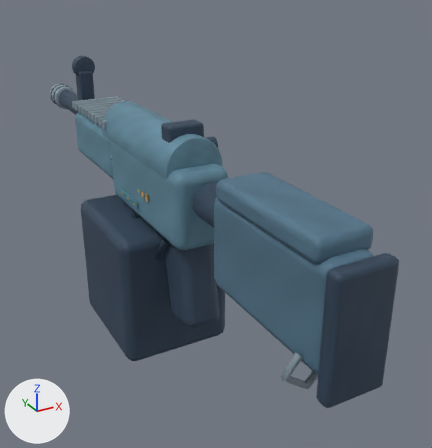
An edit to the glTF model models/csgo/anime-m249.glb, drawn before and after from the same camera.
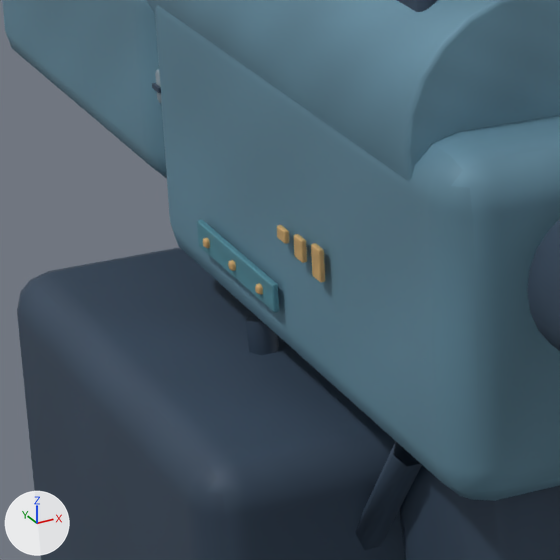
Old and new are each drawn whole from a 50 mm camera at (-0.307, -0.661, 0.279) aimed at (0.081, 0.046, -0.074) and again close up on the part from 18% to 46% of the width and 31% to 59% of the height. Arrows for +X, +Y and +Z are at lower left; the lights stay in place. The older version's two pictures come first. Where no turn or scale is listed for an object, it has been applied to the vertices. Vertices at exactly the same position are counted once.

The scene before the commit, as lines of its bpy script (objects in view):
```python
me_cube_031 = bpy.data.meshes.new('Cube.031')
me_cube_031.from_pydata(...)  # 96 vertices, 188 faces; spans x -0.08..0.08, y -0.095..0.095, z -0.095..0.095
me_cube_031.materials.append(mat_olive_rifle_finish)  # picture img_painted_olive_rifle_finish
me_cube_052 = bpy.data.meshes.new('Cube.052')
me_cube_052.from_pydata(...)  # 1152 vertices, 2256 faces; spans x -0.0025..0.0825, y -0.029..0.0635, z -0.0245..0.005
me_cube_052.materials.append(mat_etched_brass_detail)  # picture img_painted_etched_brass_detail
me_cube_055 = bpy.data.meshes.new('Cube.055')
me_cube_055.from_pydata(...)  # 192 vertices, 376 faces; spans x -0.001..0.081, y -0.0315..0.0315, z -0.0045..0.0045
me_cube_055.materials.append(mat_inset_blue_ceramic)  # picture img_painted_inset_blue_ceramic
ob_magazine_olive_rifle_finish = bpy.data.objects.new('magazine_Olive rifle finish', me_cube_031)
ob_magazine_olive_rifle_finish.location = (0.0, 0.1, -0.15)
ob_weapon_etched_brass_detail = bpy.data.objects.new('weapon_Etched brass detail', me_cube_052)
ob_weapon_etched_brass_detail.location = (-0.04, 0.035, 0.002)
ob_weapon_inset_blue_ceramic = bpy.data.objects.new('weapon_Inset blue ceramic', me_cube_055)
ob_weapon_inset_blue_ceramic.location = (-0.04, 0.075, -0.021)
# also in view: 'weapon_Weapon finish / Parkerized steel' at (0.0, 0.125, 0.023); 'weapon_Polymer' at (0.002, 0.097, -0.022); 'weapon_Parkerized steel' at (-0.002, 0.119, -0.005)
```
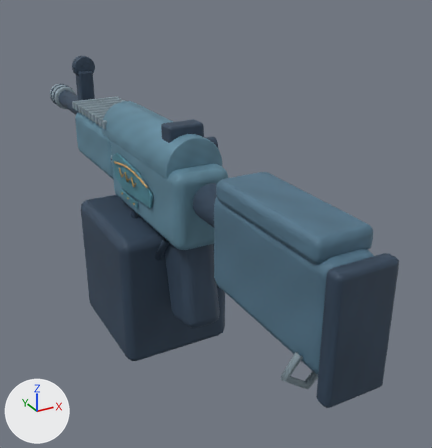
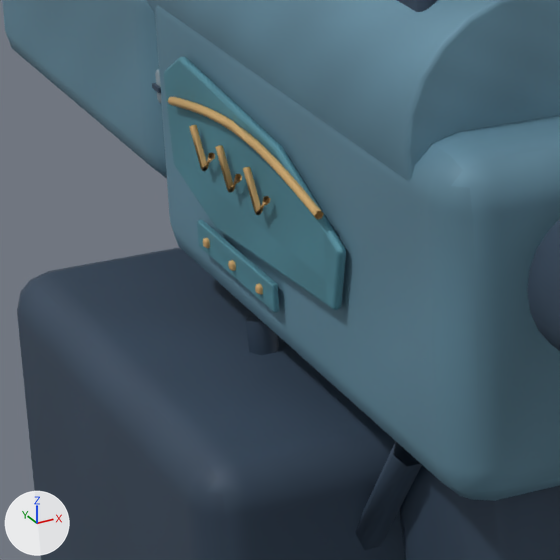
Where the newer file only moved an object's origin or applied its transform, the numbers keep the older frame.

What differs and where, as boxes [x1, y1, x2, y2] in the close-ups (560 x 560 px):
'weapon_Inset blue ceramic', reshaped: before [197, 220, 279, 312]; after [164, 57, 346, 312]
'weapon_Etched brass detail', reshaped: before [203, 225, 325, 294]; after [168, 96, 324, 294]
part 1 of me_cube_052, added: after [168, 96, 324, 219]
part 2 of me_cube_052, added (brown): after [190, 125, 215, 171]
part 3 of me_cube_052, added (brown): after [215, 145, 242, 193]
part 4 of me_cube_052, added (brown): after [243, 167, 270, 215]
part 5 of me_cube_055, added (cyan): after [164, 57, 346, 310]

The edits, one by one:
me_cube_052 is used by ob_weapon_etched_brass_detail; location (-0.04, 0.035, 0.002).
me_cube_052 had 1152 vertices, 2256 faces and spanned x -0.0025..0.0825, y -0.029..0.0635, z -0.0245..0.005.
me_cube_052 now has 1488 vertices, 2832 faces and spans x -0.0052..0.0852, y -0.0362..0.0812, z -0.028..0.0264.
me_cube_052 part 1: a new loose piece of 114 vertices spanning x -0.0044..-0.0016, y -0.0362..0.0812, z 0.0168..0.0264, in mat_etched_brass_detail (picture img_painted_etched_brass_detail).
me_cube_052 part 2: a new loose piece of 18 vertices spanning x -0.0052..-0.0028, y 0.0443..0.0608, z 0.004..0.0166, in mat_etched_brass_detail (picture img_painted_etched_brass_detail).
me_cube_052 part 3: a new loose piece of 18 vertices spanning x -0.0052..-0.0028, y 0.0223..0.0388, z 0.004..0.0166, in mat_etched_brass_detail (picture img_painted_etched_brass_detail).
me_cube_052 part 4: a new loose piece of 18 vertices spanning x -0.0052..-0.0028, y 0.0003..0.0168, z 0.004..0.0166, in mat_etched_brass_detail (picture img_painted_etched_brass_detail).
Other edits to the shape of me_cube_052 do not show in these pictures.
me_cube_055 is used by ob_weapon_inset_blue_ceramic; location (-0.04, 0.075, -0.021).
me_cube_055 had 192 vertices, 376 faces and spanned x -0.001..0.081, y -0.0315..0.0315, z -0.0045..0.0045.
me_cube_055 now has 447 vertices, 878 faces and spans x -0.0015..0.0815, y -0.0846..0.0528, z -0.025..0.0559.
me_cube_055 part 5: a new loose piece of 136 vertices spanning x -0.0015..0.0015, y -0.0846..0.0528, z 0.007..0.0559, in mat_inset_blue_ceramic (picture img_painted_inset_blue_ceramic).
Other edits to the shape of me_cube_055 do not show in these pictures.
